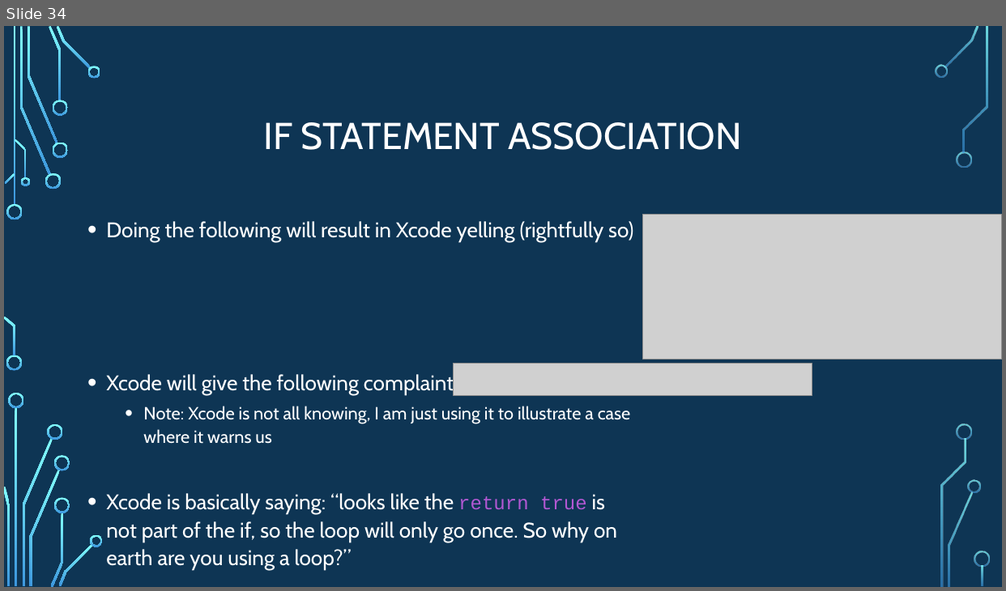
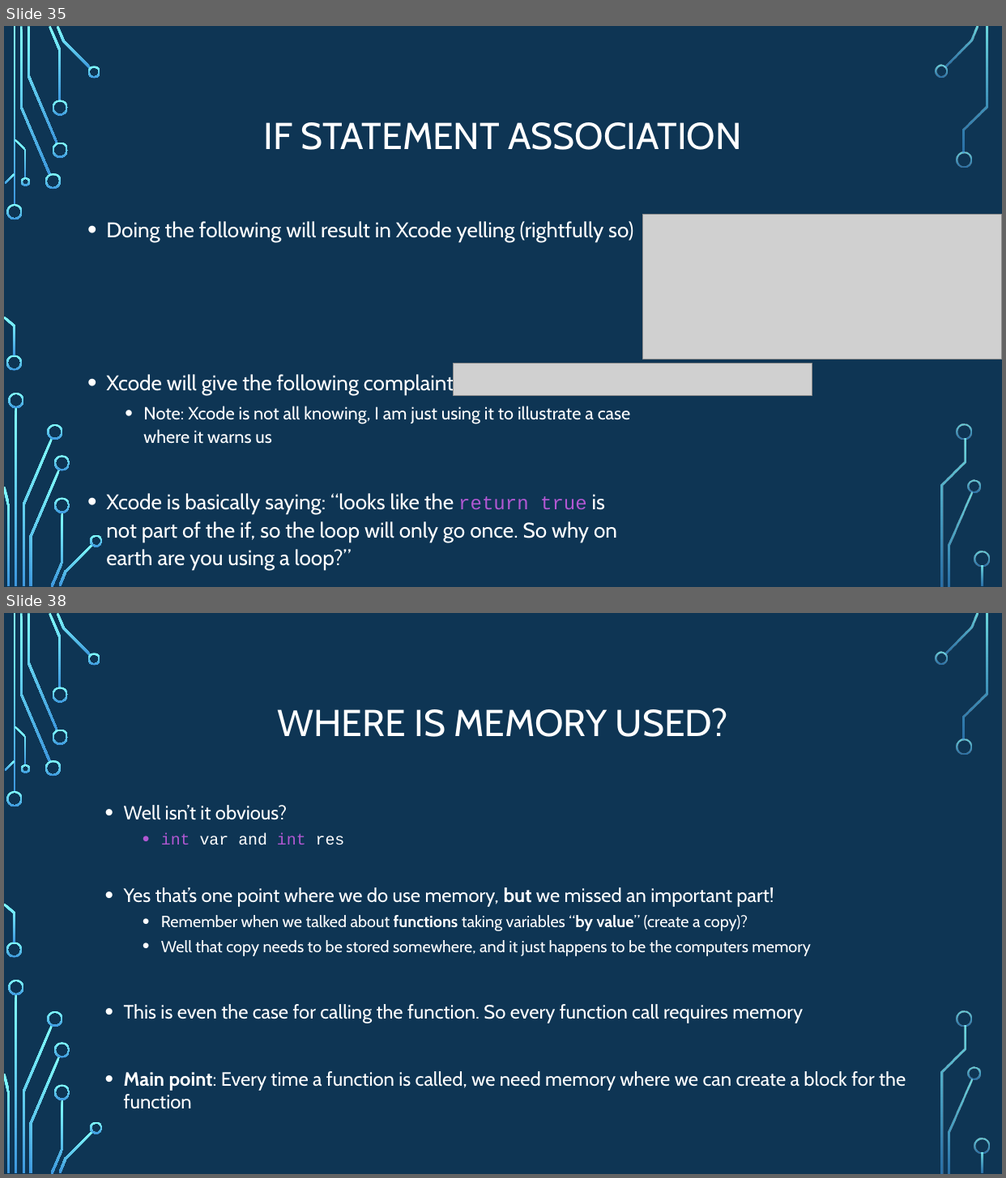
Before and after one commit to psypdt/ZIS_C-_Summer_Course_2019, a slide deck: Day_4/Day_4.pptx. Shown one above the other, each under a label of ours: slide 34 before the commit, slides 35 and 38 after it; the slides between them are not shown. The pictures are 1006x591 and 1006x1178 pixels, drawn with LibreOffice and Linux fonts; fonts in the diff are those of the drawing; grey boxes stand for pictures; background and template pictures are left out. Boxes give left, top, right and bottom in pixels: in the first picture for what was removed or moved away, otherwise in the second. Text is boxed around its words. In the diff, an @@ line names an element or a change of style, - is before the commit and + after.

Commit message:
Update day1 & day4

```diff
--- a/Day_4/Day_4.pptx
+++ b/Day_4/Day_4.pptx
@@ slide 38 added at (4,613,1002,1174), background picture (left out); not listed: 36 template elements that a slide beside it also shows @@
@@ title added at (278,708,728,737), 36 pt, text #FFFFFF @@
+WHERE IS MEMORY USED?
@@ text added at (124,805,906,1110), 18.6 pt, text #FFFFFF @@
+• Well isn’t it obvious?
+  • int var and int res
+• Yes that’s one point where we do use memory, but we missed an important part!
+  • Remember when we talked about functions taking variables “by value” (create a copy)?
+  • Well that copy needs to be stored somewhere, and it just happens to be the computers memory
+• This is even the case for calling the function. So every function call requires memory
+• Main point: Every time a function is called, we need memory where we can create a block for the function
@@ what was slide 34 is now slide 35 @@
```
Also in this commit, not shown: 1 slide changed, 13 other slides added.
